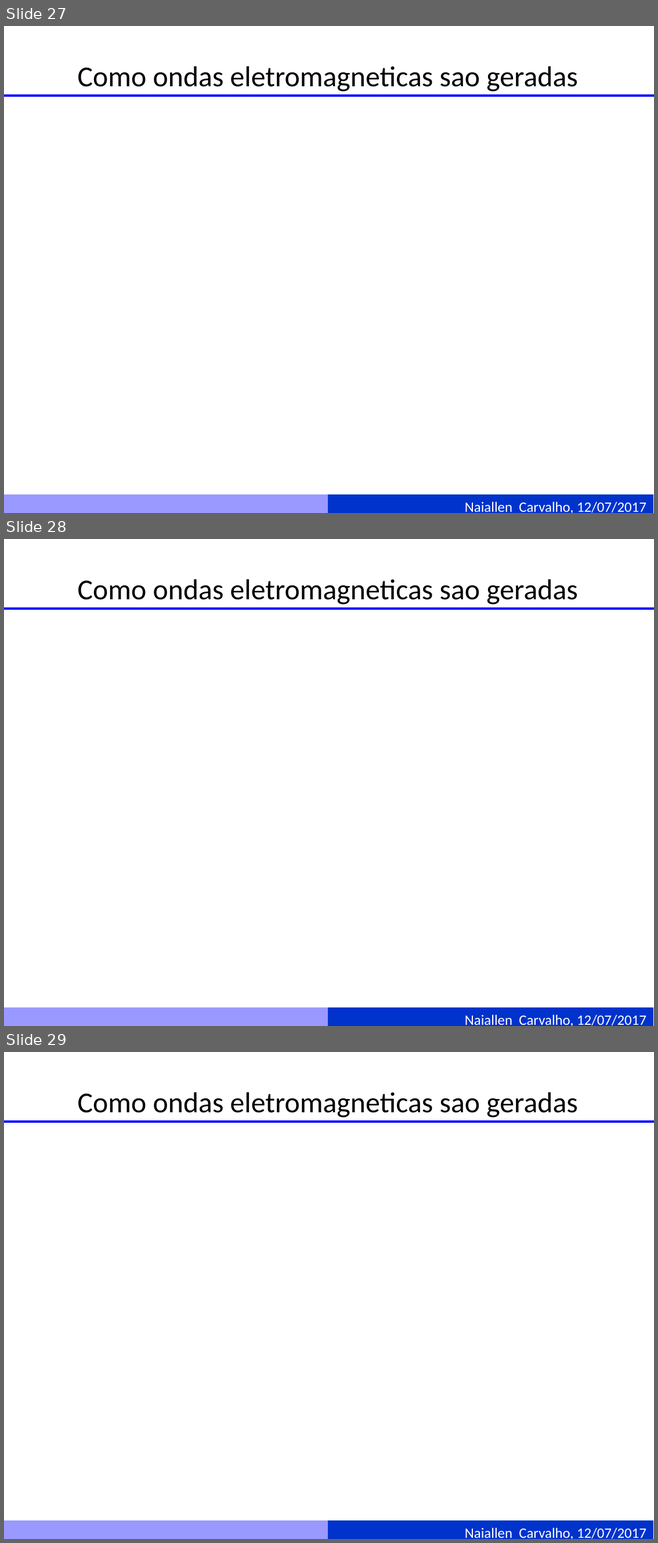
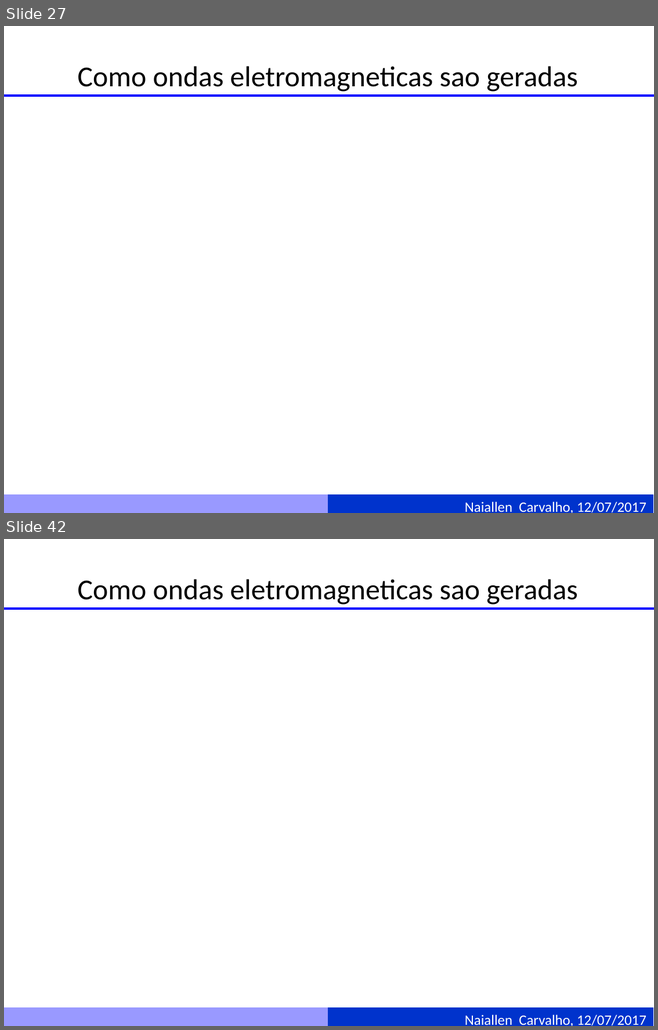
Before and after one commit to naiallen/curso_sar_presentation, a slide deck: Fundamentos de imagens SAR.pptm. Shown one above the other, each under a label of ours: slides 27, 28 and 29 before the commit, slides 27 and 42 after it; the slides between them are not shown. The pictures are 658x1543 and 658x1030 pixels, drawn with LibreOffice and Linux fonts; fonts in the diff are those of the drawing. Boxes give left, top, right and bottom in pixels: in the first picture for what was removed or moved away, otherwise in the second. Text is boxed around its words. In the diff, an @@ line names an element or a change of style, - is before the commit and + after.

```diff
--- a/Fundamentos de imagens SAR.pptm
+++ b/Fundamentos de imagens SAR.pptm
@@ slide 28 removed at bbox=[4, 539, 654, 1026], background #FFFFFF; not listed: 3 template elements that a slide beside it also shows @@
@@ title removed at bbox=[78, 579, 577, 605] @@
-Como ondas eletromagneticas sao geradas
@@ what was slide 29 is now slide 42 @@
```
Also in this commit, not shown: 14 slides added.
